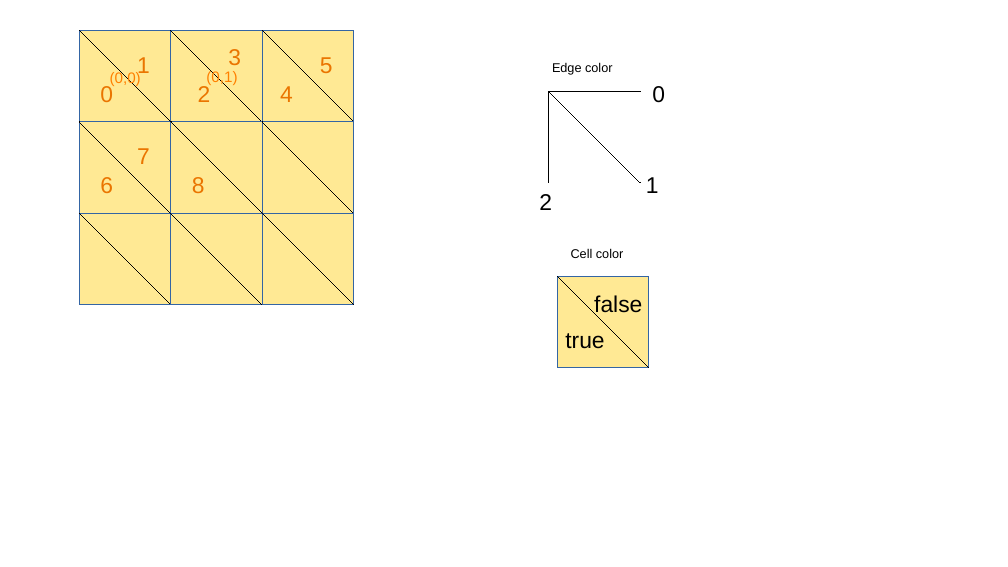
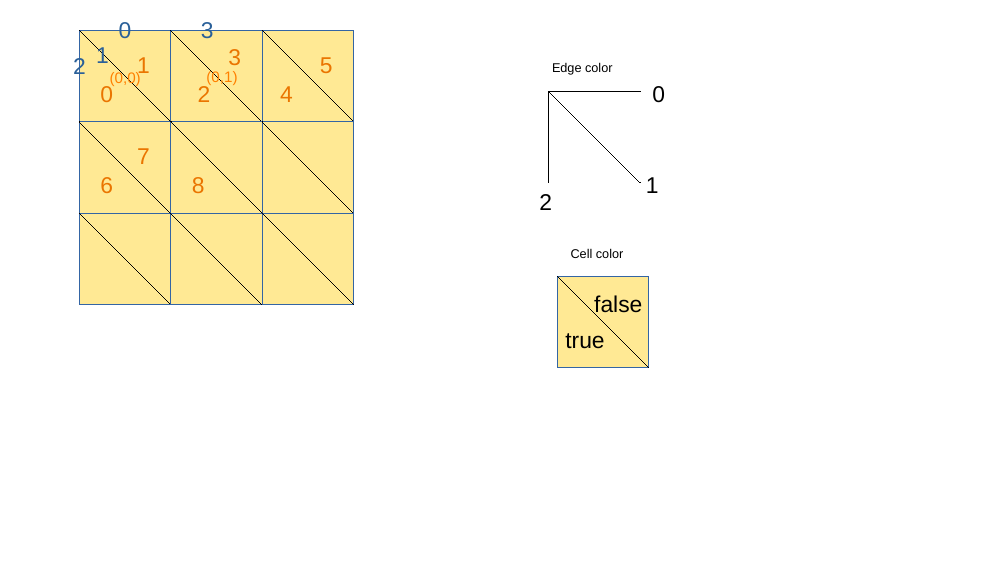
Before and after one commit to havogt/unstructured_playground, a slide deck: slide 1 of grid.odp. Drawn at 1008x567 pixels with LibreOffice and Linux fonts; fonts in the diff are those of the drawing. Boxes give left, top, right and bottom in pixels: in the first picture for what was removed or moved away, otherwise in the second. Text is boxed around its words. In the diff, an @@ line names an element or a change of style, - is before the commit and + after.

```diff
--- a/grid.odp
+++ b/grid.odp
@@ text added at [119,20,132,38], 18 pt, text #2A6099 @@
+0
@@ text added at [201,20,214,39], 18 pt, text #2A6099 @@
+3
@@ text added at [73,56,86,80], 18 pt, text #2A6099 @@
+2
@@ text added at [96,47,109,63], 18 pt, text #2A6099 @@
+1
```
Also in this commit, not shown: 1 other file.
